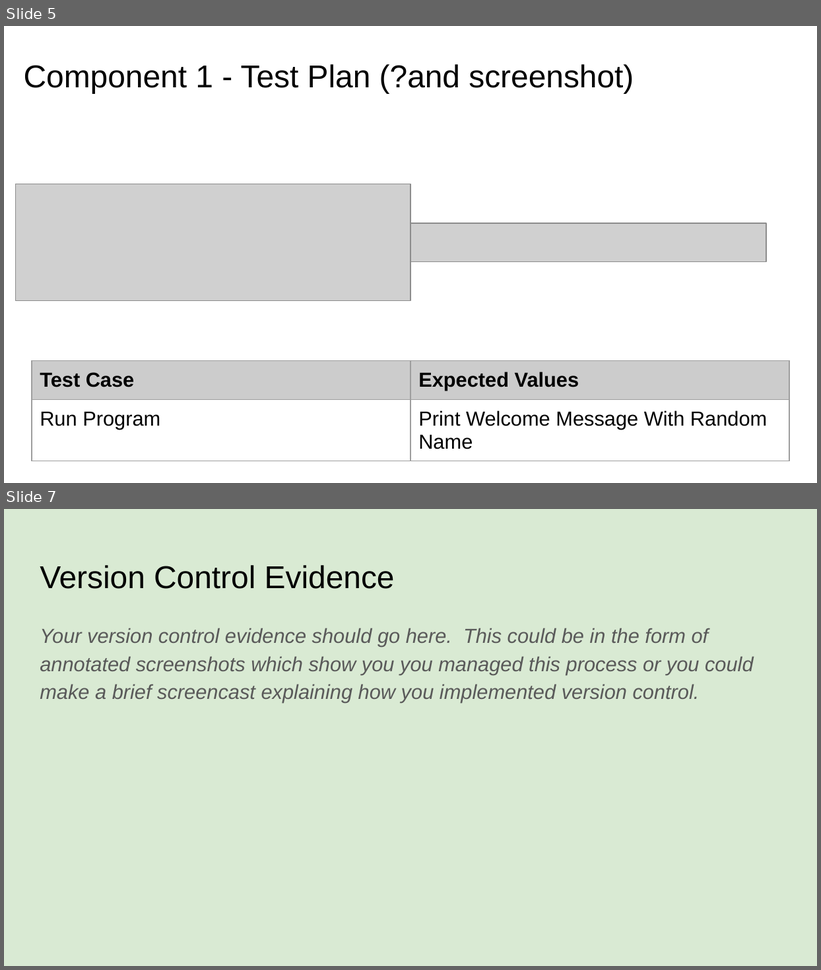
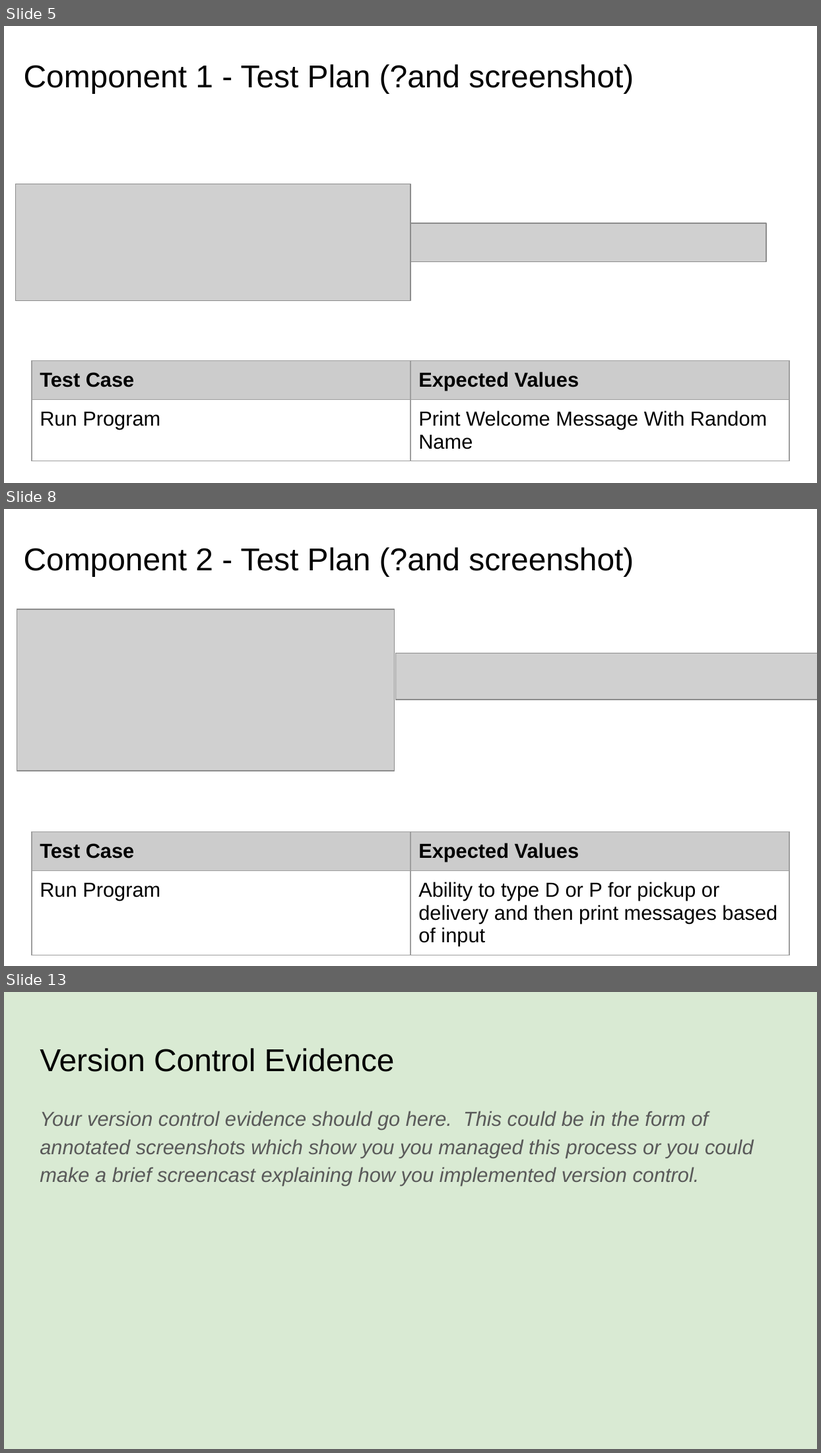
Before and after one commit to randombrunch/Pizza_Bot, a slide deck: 022_91893+_+91897+Documentation.pptx. Shown one above the other, each under a label of ours: slides 5 and 7 before the commit, slides 5, 8 and 13 after it; the slides between them are not shown. The pictures are 821x970 and 821x1453 pixels, drawn with LibreOffice and Linux fonts; fonts in the diff are those of the drawing; grey boxes stand for pictures. Boxes give left, top, right and bottom in pixels: in the first picture for what was removed or moved away, otherwise in the second. Text is boxed around its words. In the diff, an @@ line names an element or a change of style, - is before the commit and + after.

Commit message:
Created pickup or delivery menu
Created different versions of menu refining it in version 4

```diff
--- a/022_91893+_+91897+Documentation.pptx
+++ b/022_91893+_+91897+Documentation.pptx
@@ slide 8 added at [4, 509, 817, 966], background #FFFFFF @@
@@ title added at [24, 547, 634, 576], 28 pt, text #000000 @@
+Component 2 - Test Plan (?and screenshot)
@@ picture added at [17, 609, 394, 771] @@
@@ picture added at [396, 653, 817, 699] @@
@@ table added at [32, 832, 789, 962], 2 rows, 2 columns @@
+Test Case | Expected Values
+Run Program | Ability to type D or P for pickup or delivery and then print messages based of input
@@ what was slide 7 is now slide 13 @@
```
Also in this commit, not shown: 1 slide changed, 5 other slides added, 3 other files.
